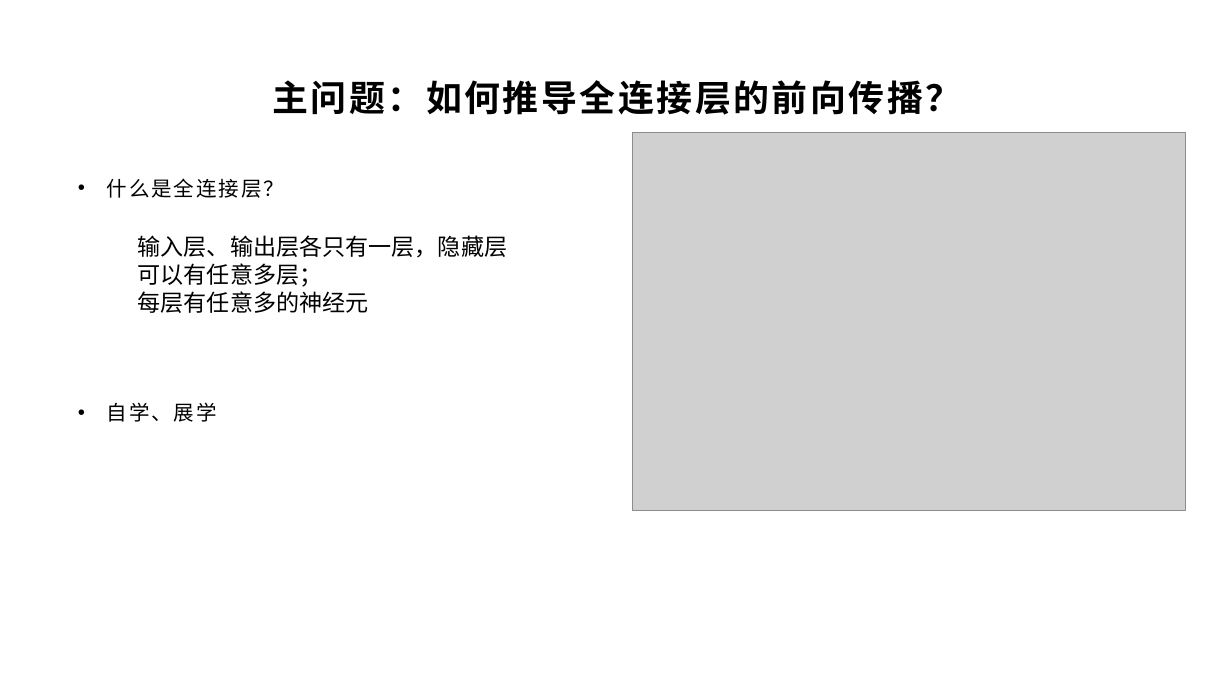
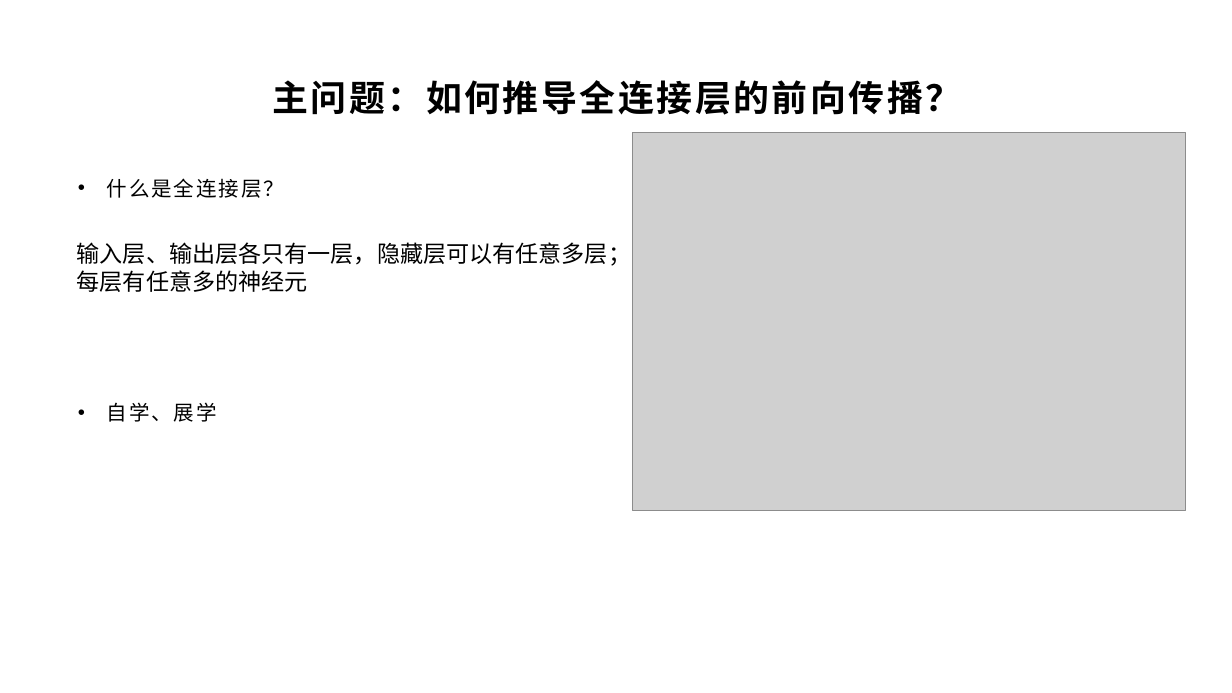
Before and after one commit to yyc-git/DeepLearningEdu, a slide deck: slide 7 of lessons/3_derivation/ppt/全连接层的前向和后向传播推导（中）.pptx. Drawn at 1232x693 pixels with LibreOffice and Linux fonts; fonts in the diff are those of the drawing; grey boxes stand for pictures; background and template pictures are left out. Boxes give left, top, right and bottom in pixels: in the first picture for what was removed or moved away, otherwise in the second. Text is boxed around its words. In the diff, an @@ line names an element or a change of style, - is before the commit and + after.

```diff
--- a/lessons/3_derivation/ppt/全连接层的前向和后向传播推导（中）.pptx
+++ b/lessons/3_derivation/ppt/全连接层的前向和后向传播推导（中）.pptx
@@ text "输入层、输出层各只有一层，隐藏层可以有任意多层；" rewrapped from <box>138,235,508,313</box> to <box>77,242,631,292</box> @@
```
Also in this commit, not shown: 4 other slides changed, 7 other files.
